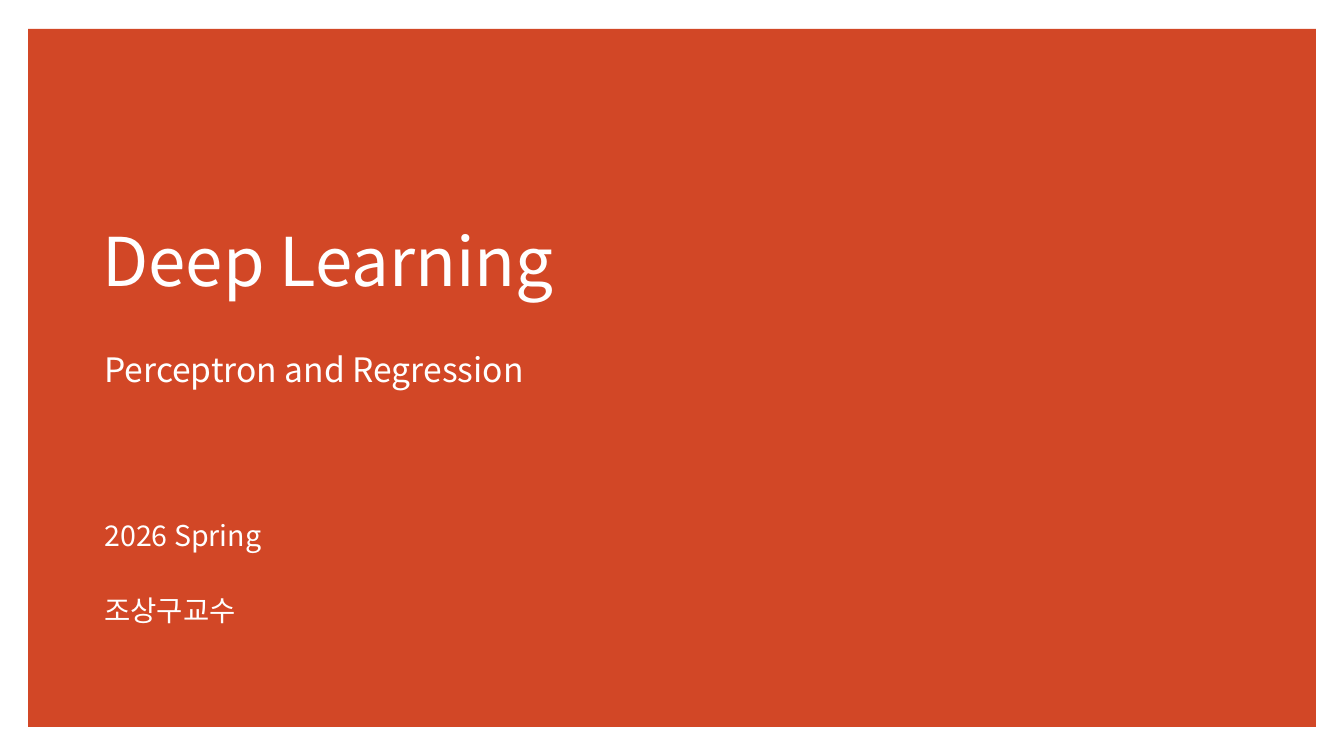
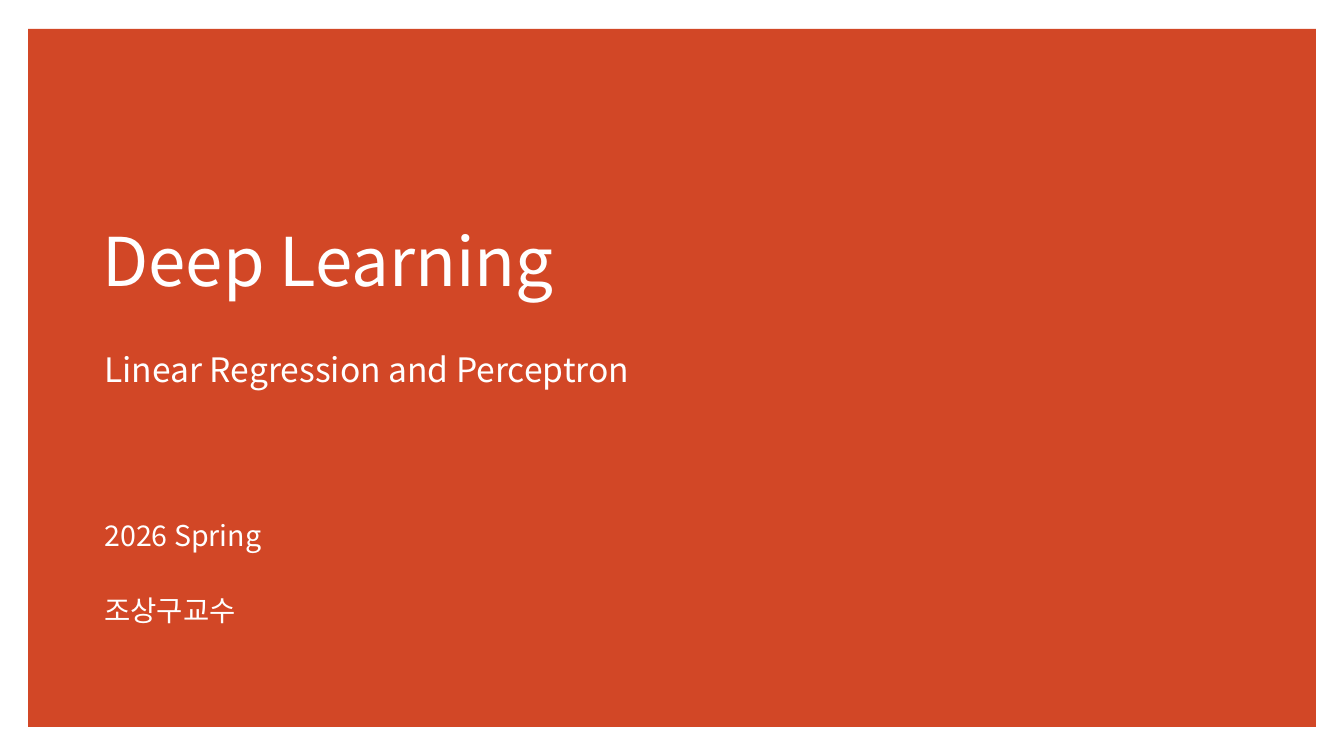
Before and after one commit to ancestor9/mathematics-for-machine-learning, a slide deck: slide 1 of w4_Perceptron_Regression.pptx. Drawn at 1344x756 pixels with LibreOffice and Linux fonts; fonts in the diff are those of the drawing. Boxes give left, top, right and bottom in pixels: in the first picture for what was removed or moved away, otherwise in the second. Text is boxed around its words. In the diff, an @@ line names an element or a change of style, - is before the commit and + after.

```diff
--- a/w4_Perceptron_Regression.pptx
+++ b/w4_Perceptron_Regression.pptx
@@ subtitle at (104,355,629,391): text changed @@
-Perceptron and Regression
+Linear Regression and Perceptron
```
Also in this commit, not shown: 4 other slides changed.
